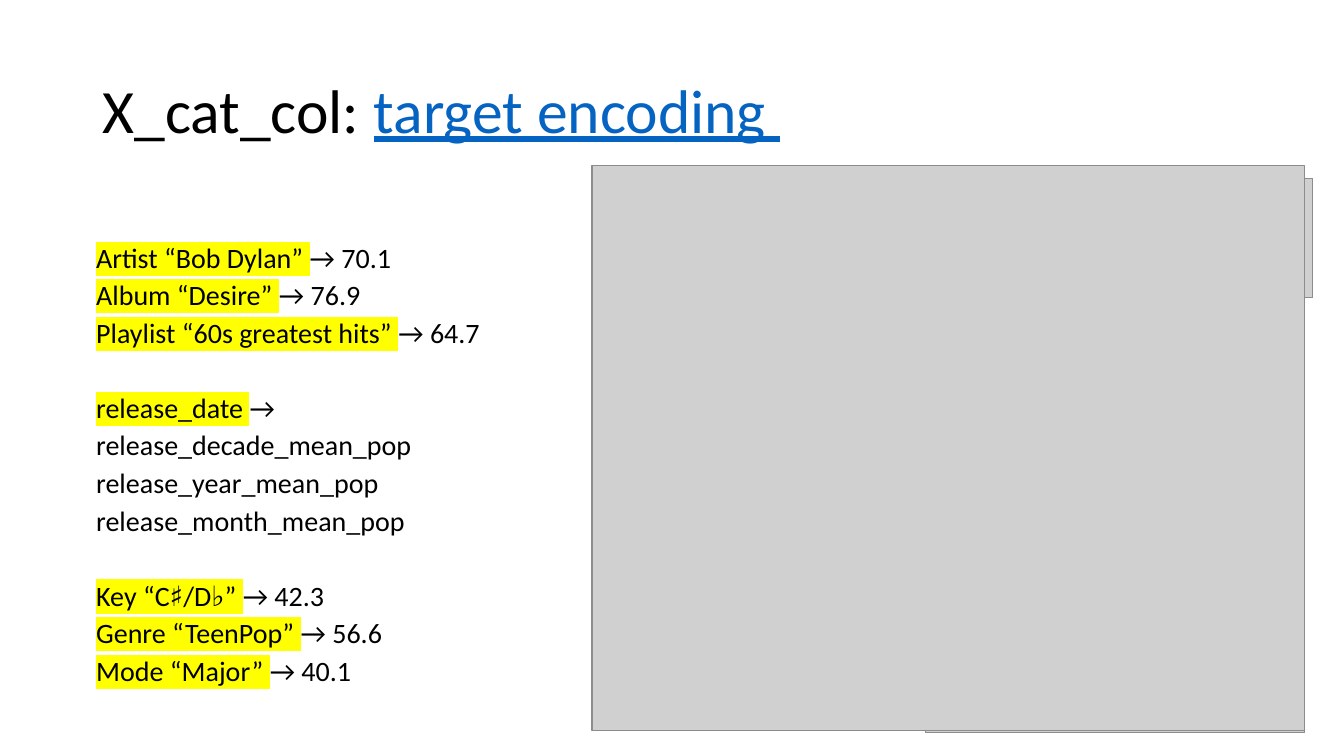
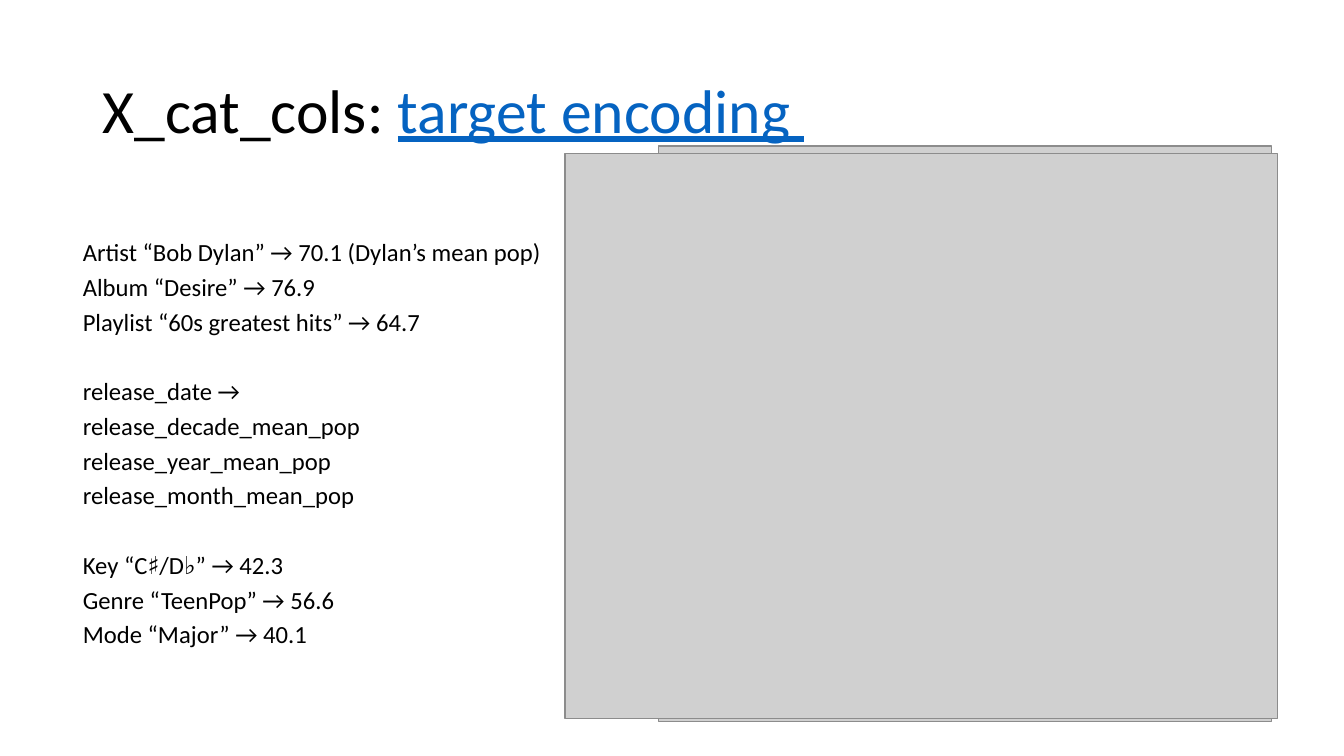
Before and after one commit to GuyRayOv/Spotify, a slide deck: slide 4 of data/Project Presentation.pptx. Drawn at 1344x756 pixels with LibreOffice and Linux fonts; fonts in the diff are those of the drawing; grey boxes stand for pictures. Boxes give left, top, right and bottom in pixels: in the first picture for what was removed or moved away, otherwise in the second. Text is boxed around its words. In the diff, an @@ line names an element or a change of style, - is before the commit and + after.

```diff
--- a/data/Project Presentation.pptx
+++ b/data/Project Presentation.pptx
@@ title at [102,90,790,148]: text changed @@
-X_cat_col: target encoding
+X_cat_cols: target encoding
@@ picture: place and size @@
-picture at [673,173,1305,727]
+picture at [659,146,1272,722]
@@ picture: place and size @@
-picture at [592,165,1305,730]
+picture at [566,154,1278,719]
@@ picture removed at [944,178,1313,297] @@
@@ text "Artist “Bob Dylan” → 70.1 ...": place and size @@
-text "Artist “Bob Dylan” → 70.1 ..." at [96,248,480,686]
+text "Artist “Bob Dylan” → 70.1 ..." at [83,243,540,648]
@@ text at [83,243,540,265]: text changed; size 20 to 17.6 pt @@
-Artist “Bob Dylan” → 70.1
+Artist “Bob Dylan” → 70.1 (Dylan’s mean pop)
@@ text at [83,278,420,648]: size 20 to 17.6 pt in "Album “Desire” → 76.9", "Playlist “60s greatest hits” → 64.7", "release_date →", "release_decade_mean_pop" and 5 more places; highlight #FFFF00 to none in "Album “Desire”", "Playlist “60s greatest hits”", "release_date", "Key “C♯/D♭”" and 2 more places @@
@@ picture removed at [927,302,1305,732] @@
```
Also in this commit, not shown: 6 other slides changed, 8 slides removed.
